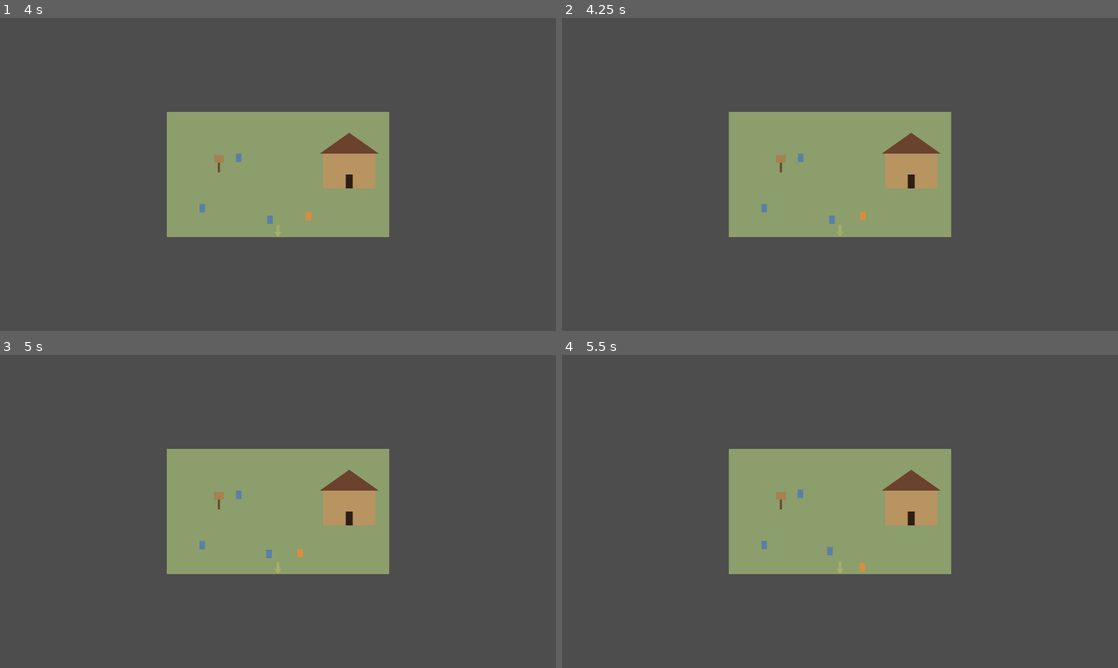
Above: before the commit, frames 1-4 (two rows, left to right).
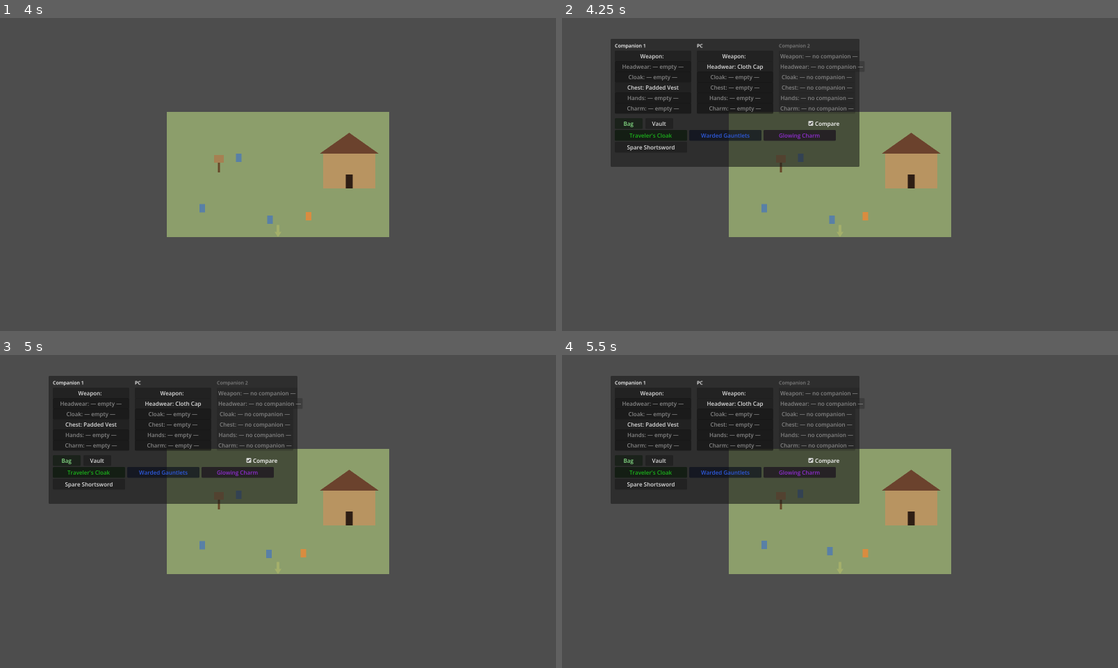
Above: after the commit, the same moments.

Repository: djkipyaboy/bunnies
Game: Godot game, scene res://world/town_demo.tscn
The game is run twice, just before and just after one commit, with the same random seed, the same clock (stepped at 60 frames per second) and the same inputs. This scene is started directly instead of the project's main scene.
Inputs (mouse positions are in pixels of both pictures, inside the frame that each line leads up to):
- Up to frame 1 (4 s): move the mouse to (400, 158) at 0.52 s; hold D (move_right) 0.53-1.25 s; hold E (interact) 0.53-1.25 s; click (400, 158) at 0.67 s; tap Enter at 1.25 s; drag from (166, 190) to (272, 218) at 1.27 s; tap Space at 2 s; move the mouse to (333, 105) at 2.02 s; hold D (move_right) 2.03-2.75 s; hold E (interact) 2.03-2.75 s; drag from (250, 237) to (216, 165) at 2.77 s; move the mouse to (444, 221) at 3.52 s; hold A (move_left) from 3.53 s (still down); hold E (interact) from 3.53 s (still down)
- Up to frame 2 (4.25 s): keep holding A (move_left); keep holding E (interact); tap I (toggle_inventory, bound only after the commit) at 4.15 s
- Up to frame 3 (5 s): release A (move_left) at 4.25 s; release E (interact) at 4.25 s; drag from (111, 464) to (239, 495) at 4.27 s
- Up to frame 4 (5.5 s): move the mouse to (867, 511) at 5.02 s; hold S (move_down) from 5.03 s (still down); hold E (interact) from 5.03 s (still down); click (867, 511) at 5.17 s

Frame 1 is identical in both runs. In frame 2, 18% of the frame differs, in the area x 8-56%, y 6-65%; in frame 3, 18%; in frame 4, 18%, in the area x 8-56%, y 6-70%.

Commit message:
feat(world): wire InventoryMenuPanel into town_demo behind an I-key toggle
Adds the toggle_inventory input action (I key), builds InventoryMenuPanel
seeded via InventoryDemoSetup, and toggles it open/closed while pausing/
resuming PC movement (guarded against opening over dialogue/board panels).

Co-Authored-By: Claude Sonnet 5 <noreply@anthropic.com>
Claude-Session: https://claude.ai/code/session_01NgU7diFM74q6MrusiTGyK9

Diff:
--- a/project.godot
+++ b/project.godot
@@ -50,3 +50,8 @@
 "events": [Object(InputEventKey,"resource_local_to_scene":false,"resource_name":"","device":0,"window_id":0,"alt_presse …(189 unchanged characters)…
 ]
 }
+toggle_inventory={
+"deadzone": 0.5,
+"events": [Object(InputEventKey,"resource_local_to_scene":false,"resource_name":"","device":0,"window_id":0,"alt_pressed":false,"shift_pressed":false,"ctrl_pressed":false,"meta_pressed":false,"pressed":false,"keycode":0,"physical_keycode":73,"key_label":0,"unicode":0,"location":0,"echo":false,"script":null)
+]
+}
--- /dev/null
+++ b/tests/test_town_demo_inventory.gd
@@ -0,0 +1,34 @@
+extends SceneTree
+
+## Headless smoke test: the equipment/inventory/banking UI is wired into town_demo (spec
+## 2026-07-10-equipment-inventory-banking-ui-design.md §4) — the I-key toggle opens/closes
+## InventoryMenuPanel and pauses/resumes PC movement while it's open.
+
+var _instance: Node
+var _frames: int = 0
+
+func _check(cond: bool, label: String) -> void:
+	print(("ok " if cond else "FAIL ") + label)
+
+func _init() -> void:
+	var scene: PackedScene = load("res://world/town_demo.tscn")
+	_instance = scene.instantiate()
+	root.add_child(_instance)
+
+func _process(_delta: float) -> bool:
+	_frames += 1
+	if _frames == 1:
+		var town: TownDemo = _instance
+		_check(town._inventory_panel != null, "InventoryMenuPanel is built")
+		_check(not town._inventory_panel.visible, "InventoryMenuPanel starts hidden")
+		town._toggle_inventory()
+		_check(town._inventory_panel.visible, "toggle opens the panel")
+		_check(town._pc.movement_paused_for_test(), "toggle pauses PC movement")
+		town._toggle_inventory()
+		_check(not town._inventory_panel.visible, "toggle again closes the panel")
+		_check(not town._pc.movement_paused_for_test(), "toggle again resumes PC movement")
+	if _frames >= 5:
+		print("ok town_demo inventory wiring smoke test complete")
+		_instance.free()
+		return true
+	return false
--- a/world/setup_input_map.gd
+++ b/world/setup_input_map.gd
@@ -23,6 +23,7 @@
 	_add_action("move_left", [KEY_A, KEY_LEFT])
 	_add_action("move_right", [KEY_D, KEY_RIGHT])
 	_add_action("interact", [KEY_E])
+	_add_action("toggle_inventory", [KEY_I])
 	var save_error: Error = ProjectSettings.save()
 	print("input map saved with error code: ", save_error)
 	quit()
--- a/world/town_demo.gd
+++ b/world/town_demo.gd
@@ -27,6 +27,12 @@
 var _shop_entry_marker: Marker2D
 var _highlighted_target: Interactable
 var _talking_to: Villager
+var _ui_layer: CanvasLayer
+var _inventory_panel: InventoryMenuPanel
+var _pc_combatant: Combatant
+var _companions: Array[Combatant] = []
+var _party_inventory: PartyInventory
+var _vault: Vault
 
 func _ready() -> void:
 	_build_exterior()
@@ -35,6 +41,7 @@
 	_build_camera()
 	_build_ui()
 	_wire_doors()
+	_build_inventory_demo()
 	_interior.visible = false
 	_interior.process_mode = Node.PROCESS_MODE_DISABLED
 
@@ -157,27 +164,39 @@
 	_pc.add_child(_camera)
 
 func _build_ui() -> void:
-	var ui := CanvasLayer.new()
-	ui.name = "UI"
-	add_child(ui)
+	_ui_layer = CanvasLayer.new()
+	_ui_layer.name = "UI"
+	add_child(_ui_layer)
 
 	_fade_overlay = FadeOverlay.new()
 	add_child(_fade_overlay)
 
 	_interact_prompt = InteractPrompt.new()
 	_interact_prompt.position = Vector2(16, 16)
-	ui.add_child(_interact_prompt)
+	_ui_layer.add_child(_interact_prompt)
 
 	_dialogue_box = DialogueBox.new()
 	_dialogue_box.position = Vector2(20, 700)
 	_dialogue_box.custom_minimum_size = Vector2(600, 100)
 	_dialogue_box.closed.connect(_on_dialogue_closed)
-	ui.add_child(_dialogue_box)
+	_ui_layer.add_child(_dialogue_box)
 
 	_board_panel = AdventuringBoardPanel.new()
 	_board_panel.position = Vector2(500, 150)
-	ui.add_child(_board_panel)
+	_ui_layer.add_child(_board_panel)
 	_board_panel.close()
+
+func _build_inventory_demo() -> void:
+	var party_seed: Dictionary = InventoryDemoSetup.seed_demo_party()
+	_pc_combatant = party_seed["pc"]
+	_companions.assign(party_seed["companions"])
+	_party_inventory = party_seed["party_inventory"]
+	_vault = party_seed["vault"]
+
+	_inventory_panel = InventoryMenuPanel.new()
+	_inventory_panel.position = Vector2(140, 60)
+	_inventory_panel.hide()
+	_ui_layer.add_child(_inventory_panel)
 
 func _wire_doors() -> void:
 	# (525, 200) is the drawn door rectangle's center, which sits inside SHOP_BODY_RECT's
@@ -304,7 +323,20 @@
 		target.set_highlighted(true)
 	_highlighted_target = target
 
+func _toggle_inventory() -> void:
+	if _dialogue_box.is_open() or _board_panel.is_open():
+		return
+	if _inventory_panel.visible:
+		_inventory_panel.hide()
+		_pc.set_movement_paused(false)
+	else:
+		_inventory_panel.open_for(_pc_combatant, _companions, _party_inventory, _vault)
+		_pc.set_movement_paused(true)
+
 func _unhandled_input(event: InputEvent) -> void:
+	if event.is_action_pressed("toggle_inventory"):
+		_toggle_inventory()
+		return
 	if not event.is_action_pressed("interact"):
 		return
 	if _dialogue_box.is_open():
